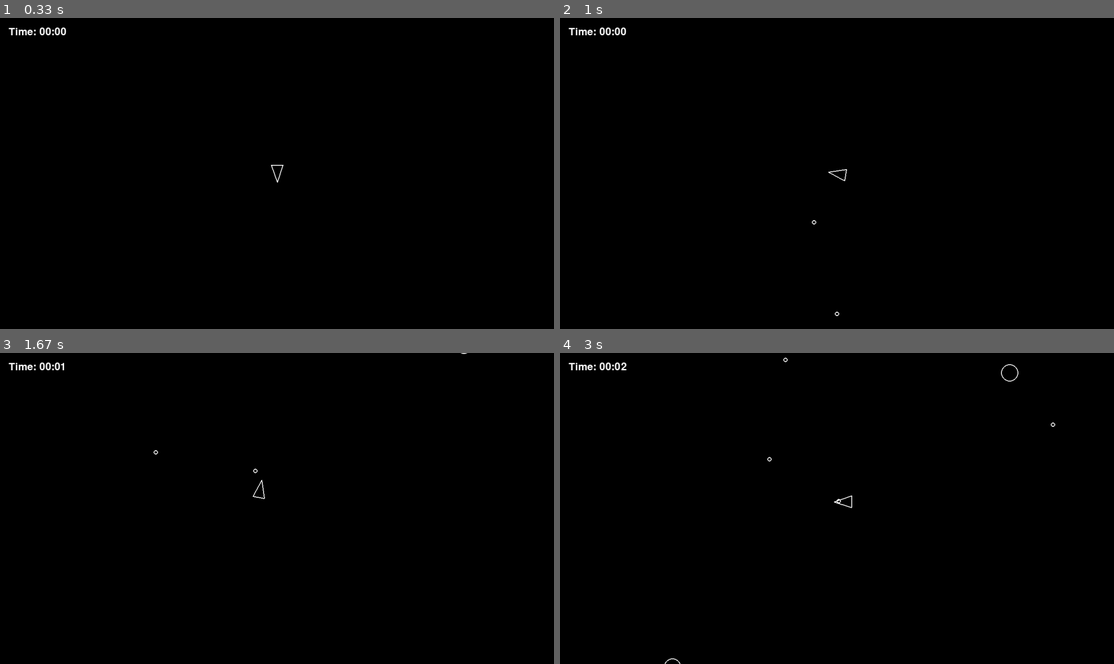
Above: before the commit, frames 1-4 (two rows, left to right).
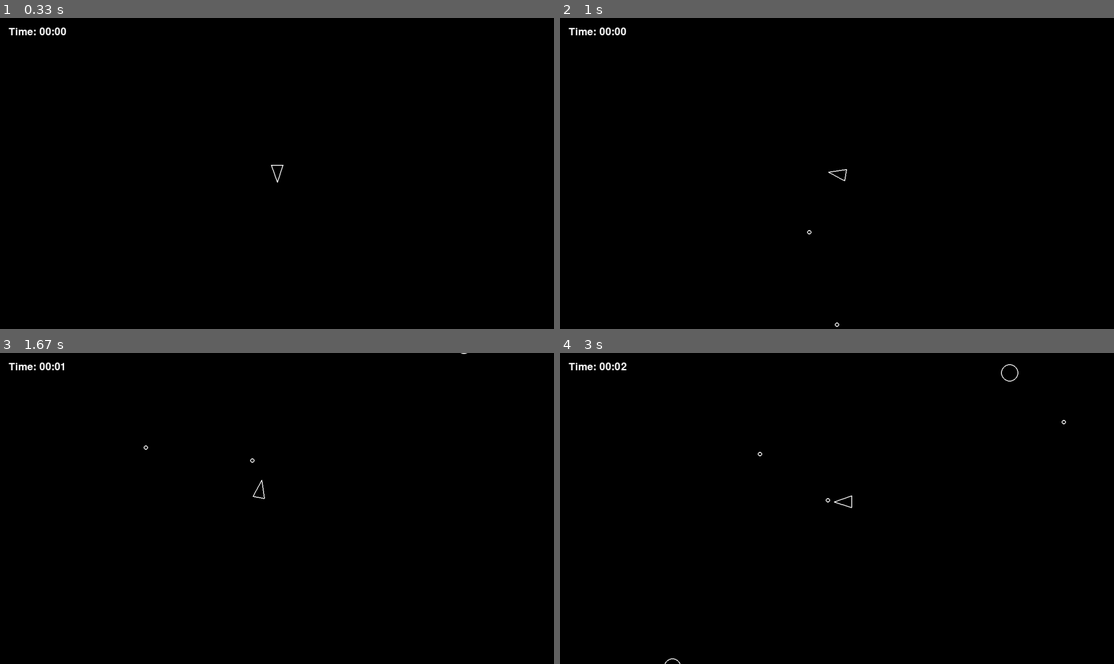
Above: after the commit, the same moments.

Repository: TobiasPartzsch/asteroids-game
Game: pygame game, started from main.py
Two runs of this game, one before a commit and one after it. Both use one fixed random seed, a clock stepped at 60 frames per second and the inputs below.
Inputs:
- Up to frame 1 (0.33 s): no input
- Up to frame 2 (1 s): tap Space at 0.33, 0.73 s; hold D from 0.67 s (still down)
- Up to frame 3 (1.67 s): tap Space at 1.03, 1.23, 1.57 s; release D at 1.13 s; hold W 1.17-1.47 s; hold D from 1.5 s (still down)
- Up to frame 4 (3 s): tap Space at 1.87, 2.07, 2.37, 2.63, 2.97 s; release D at 1.97 s; hold A 2-2.53 s; hold S 2.57-2.87 s; hold A from 2.9 s (still down)

Frame 1 is identical in both runs. In frame 2, less than 0.1% of the frame differs, in the area x 44-51%, y 65-100%; in frame 3, less than 0.1%; in frame 4, less than 0.1%, in the area x 35-92%, y 1-49%.

Commit message:
this commit is far too large but alas. added working typehints and dog strings and did a couple of fixes

Diff:
--- a/asteroid_sprite.py
+++ b/asteroid_sprite.py
@@ -1,4 +1,5 @@
 import random
+from typing import Any, Callable
 import pygame
 
 from circleshape import CircleShape
@@ -8,10 +9,19 @@
 
 
 class Asteroid(CircleShape):
-    def __init__(self, x, y, radius):
-        super().__init__(x, y, radius)
+    """A circular shape that represents asteroids.
+    This handles asteroid splitting and collision behaviour between asteroids.
 
-    def draw(self, screen):
+    Args:
+        CircleShape (_type_): Asteroids are circular shapes.
+    """
+
+    def draw(self, screen: pygame.Surface) -> None:
+        """Draw asteroids as a simple circle with a white border. (For now.)
+
+        Args:
+            screen (pygame.Surface): our game screen to draw upon
+        """
         pygame.draw.circle(
             screen,
             color="white",
@@ -20,10 +30,19 @@
             width=2,
         )
 
-    def update(self, dt):
+    def update(self, dt: float) -> None:
+        """Update our state in the game. Currently only related to our position.
+
+        Args:
+            dt (float): Elapsed time in seconds since the last update.
+        """
         self.position += self.velocity * dt
 
-    def split(self):
+    def split(self) -> None:
+        """Split ourselves and create a number of new smaller asteroids moving in random (within limits) directions.
+        The number of new asteroids and their directions (via a multiplier of our current velocity vector) is governed by constants.py.
+        This asteroid gets killed.
+        """
         self.kill()
 
         # don't split minimal asteroids
@@ -33,25 +52,40 @@
         angle = random.uniform(*ASTEROID_SPLIT_ANGLE)
         new_radius = self.radius - ASTEROID_MIN_RADIUS
         for direction in ASTEROID_SPLIT_DIRECTIONS:
-            a = Asteroid(*self.position, new_radius)
+            a = Asteroid(self.position, new_radius)
             a.velocity = self.velocity.copy()
             a.velocity *= ASTEROID_SPLIT_SPEEDUP
             a.velocity = a.velocity.rotate(angle * direction)
             offset = a.velocity.normalize() * new_radius * 3
-            print(f"offset for splitting: {offset}")
+            # print(f"offset for splitting: {offset}")
             a.position += offset
 
 
-    def bounce_with(self, other):
+    def bounce_with(self, other: "Asteroid") -> None:
+        """Bounce with another asteroid. Both velocities will be changed.
+        The functionality has been move to the `physics.py` module.
+
+        Args:
+            other (Asteroid): the other asteroid that we are bouncing with.
+        """
         bounce_asteroids(self, other)
 
-    def handle_collision(self, other_asteroid, behavior=CollisionBehaviour.DELETE):
-        # Dictionary mapping behaviors to methods
-        behaviors = {
-            CollisionBehaviour.DELETE: lambda: (self.kill(), other_asteroid.kill()),
-            CollisionBehaviour.SPLIT: lambda: (self.split(), other_asteroid.split()),
+    def handle_collision(
+            self,
+            other_asteroid: "Asteroid",
+            behaviour: CollisionBehaviour=CollisionBehaviour.DELETE):
+        # Dictionary mapping behaviours to methods
+        # TODO: move to constants.py eventually. Maybe
+        behaviours: dict[CollisionBehaviour, Callable[[], None]] = {
+            CollisionBehaviour.DELETE: lambda: do(self.kill, other_asteroid.kill),
+            CollisionBehaviour.SPLIT: lambda: do(self.split, other_asteroid.split),
             CollisionBehaviour.BOUNCE: lambda: self.bounce_with(other_asteroid)
         }
 
-        # Execute the selected behavior
-        behaviors[behavior]()
+        # Execute the selected behaviour
+        behaviours[behaviour]()
+
+
+def do(*funcs: Callable[[], Any]) -> None:
+    for f in funcs:
+        f()
--- a/asteroidfield.py
+++ b/asteroidfield.py
@@ -1,42 +1,66 @@
+from __future__ import annotations
+from typing import Any, Callable, ClassVar
+
 import pygame
 import random
+
 from asteroid_sprite import Asteroid
 from constants import *
 
 
 class AsteroidField(pygame.sprite.Sprite):
-    edges = [
-        [
+    """The Asteroid Field handles the spawning (and in the future despawning) of asteroids.
+    They enter the screen from a random edge at a random position and a random angle.
+    """
+    edges: tuple[tuple[pygame.Vector2, Callable[[float], pygame.Vector2]], ...] = (
+        (
             pygame.Vector2(1, 0),
             lambda y: pygame.Vector2(-ASTEROID_MAX_RADIUS, y * SCREEN_HEIGHT),
-        ],
-        [
+        ),
+        (
             pygame.Vector2(-1, 0),
             lambda y: pygame.Vector2(
                 SCREEN_WIDTH + ASTEROID_MAX_RADIUS, y * SCREEN_HEIGHT
             ),
-        ],
-        [
+        ),
+        (
             pygame.Vector2(0, 1),
             lambda x: pygame.Vector2(x * SCREEN_WIDTH, -ASTEROID_MAX_RADIUS),
-        ],
-        [
+        ),
+        (
             pygame.Vector2(0, -1),
             lambda x: pygame.Vector2(
                 x * SCREEN_WIDTH, SCREEN_HEIGHT + ASTEROID_MAX_RADIUS
             ),
-        ],
-    ]
+        ),
+    )
+    containers: ClassVar[tuple[pygame.sprite.Group[Any], ...]] = ()
 
     def __init__(self):
-        pygame.sprite.Sprite.__init__(self, self.containers)
+        """Initialize a new asteroid field. The containers are derived from the class variable."""
+        super().__init__(*self.containers)
         self.spawn_timer = 0.0
 
-    def spawn(self, radius, position, velocity):
-        asteroid = Asteroid(position.x, position.y, radius)
+    def spawn(self, radius: int, position: pygame.Vector2, velocity: pygame.Vector2):
+        """Spawn a new asteroid within our asteroid field.
+        The asteroid has a size in pixels, an initial position and velocity.
+
+        Args:
+            radius (int): radius in pixels
+            position (pygame.Vector2): intial position as a 2-dimensional vector
+            velocity (pygame.Vector2): intials vecolcity as a 2-dimensional vector
+        """
+        asteroid = Asteroid(position, radius)
         asteroid.velocity = velocity
 
-    def update(self, dt):
+    # TODO: Handle despawning when leaving the screen here!
+
+    def update(self, dt: float) -> None:
+        """Potentially spawn new asteroids and keep increasing spawn rate if configured.
+
+        Args:
+            dt (float): Elapsed time in seconds
+        """
         game_time = pygame.time.get_ticks() / 1000  # in seconds
         # No division by zero, and only decrease if ASTEROID_SPAWN_RATE_INCREASE > 0
         adjustment = (game_time / ASTEROID_SPAWN_RATE_INCREASE) if ASTEROID_SPAWN_RATE_INCREASE > 0 else 0
--- a/circleshape.py
+++ b/circleshape.py
@@ -1,28 +1,71 @@
+from __future__ import annotations
+from typing import Any, ClassVar, Optional
+
 import pygame
+
 
 # Base class for game objects
 class CircleShape(pygame.sprite.Sprite):
+    """Our base circular shapes. We won't initialize them but use subclasses instead"""
+    containers: ClassVar[tuple[pygame.sprite.Group[Any], ...]] = ()
 
-    def __init__(self, x, y, radius):
-        # we will be using this later
-        if hasattr(self, "containers"):
-            super().__init__(self.containers)
-        else:
-            super().__init__()
+    def __init__(self, start_position: pygame.Vector2, radius: float) -> None:
+        """
+        Initialising a new circular shape.
+        Call super to initialize containers if defined in the class variable containers
+        and initialize position, velocity and radius.
 
-        self.position = pygame.Vector2(x, y)
-        self.velocity = pygame.Vector2(0, 0)
-        self.radius = radius
+        Args:
+            start_position (pygame.Vector2): starting position as a 2-dimensional vector
+            radius (float): radius of our circle shape
+        """
+        super().__init__(*self.containers)
 
-    def draw(self, screen):
-        # sub-classes must override
-        pass
+        self.position: pygame.Vector2 = start_position
+        self.velocity: pygame.Vector2 = pygame.Vector2(0, 0)  # velocity in pixels per second
+        self.radius: float = radius
 
-    def update(self, dt):
-        # sub-classes must override
-        pass
+        # TODO: stubs for future use and to satisfy typechecking
+        self.rect: Optional[pygame.Rect] = None
+        self.image: Optional[pygame.Surface] = None
 
-    def check_collision(self, other):
+    def draw(self, screen: pygame.Surface) -> None:
+        """Handles how we draw the circular shape on the screen/surface.
+        Has to be implemented by a subclass.
+
+        Args:
+            screen (pygame.Surface): A pygame surface.
+
+        Raises:
+            NotImplementedError: "Subclasses must override draw()."
+        """
+        _ = screen  # explicitly mark as unused
+        raise NotImplementedError("sub-classes must override")
+
+    def update(self, dt: float) -> None:
+        """Updates the inner state of our shape since the last update.
+        Has to be implemented by a subclass.
+
+        Args:
+            dt (float): Elapsed time in seconds.
+
+        Raises:
+            NotImplementedError: "Subclasses must override draw()."
+        """
+        _ = dt  # explicitly mark as unused
+        raise NotImplementedError("sub-classes must override")
+
+    def check_collision(self, other: "CircleShape") -> bool:
+        """Checks whether this circular shape hits another. (Borders it or overlaps.)
+        We mostly use the position, a 2-dimensional vector (`pygame.Vector2`) for that.
+        We may allow for some overlap if needed.
+
+        Args:
+            other (CircleShape): the other circular shape we might be colliding with
+
+        Returns:
+            bool: whether we are colliding or not
+        """
         # return self.position.distance_to(other.position) <= self.radius + other.radius
         # First check if there's a collision
         distance = (self.position - other.position).length()
--- a/constants.py
+++ b/constants.py
@@ -1,25 +1,31 @@
+import pygame
 from collision_types import CollisionBehaviour
 
 
 SCREEN_WIDTH = 1280
 SCREEN_HEIGHT = 720
+FPS = 60
+BACKGROUND_COLOUR = "black"  # could use (0, 0, 0) instead
+TIMER_FONT = None
+TIMER_FONT_SIZE = 36
 
-ASTEROID_MIN_RADIUS = 20
+ASTEROID_MIN_RADIUS = 20.0
 ASTEROID_SIZES = 3
 ASTEROID_SPAWN_RATE = 0.8  # seconds
 ASTEROID_SPAWN_RATE_INCREASE = 1  # divisor for current time, default 60, no increase if 0
 ASTEROID_MAX_RADIUS = ASTEROID_MIN_RADIUS * ASTEROID_SIZES
-ASTEROID_COLLISION = True
+ASTEROID_COLLISION_ENABLED = False
 ASTEROID_SPLIT_SPEEDUP = 1.2  # multiplier for speed when asteroids are split
 ASTEROID_SPLIT_DIRECTIONS = (-1, 1)  # 2-way split
 ASTEROID_SPLIT_ANGLE = (20, 50)  # Min and max angle in degrees
 ASTEROID_ON_COLLISION = CollisionBehaviour.DELETE  # ASTEROID_COLLISION needs to be True
 ASTEROID_COLLISION_OVERLAP = 2
+ASTEROID_SPAWN_INVUL_TIME = 0
 
-PLAYER_RADIUS = 20
+PLAYER_RADIUS = 20.0
 PLAYER_TURN_SPEED = 300
 PLAYER_SPEED = 200
 PLAYER_SHOOT_COOLDOWN = 0.3
 
 SHOT_SPEED = 500
-SHOT_RADIUS = 5
+SHOT_RADIUS = 5.0
--- a/main.py
+++ b/main.py
@@ -1,79 +1,76 @@
-from itertools import chain
 import sys
+from typing import Any, Set
 
 import pygame
 
 from asteroid_sprite import Asteroid
 from asteroidfield import AsteroidField
-from constants import *
+from constants import BACKGROUND_COLOUR, FPS, SCREEN_HEIGHT, SCREEN_WIDTH, TIMER_FONT, TIMER_FONT_SIZE
 from player import Player
 from shot import Shot
 
 
-def main():
-    print(f"""Starting Asteroids!
-Screen width: {SCREEN_WIDTH}
-Screen height: {SCREEN_HEIGHT}""")
+class Game:
+    """Main game class for Asteroids."""
 
-    (numpass, numfail) = pygame.init()
-    print(f"Initalized with {numpass} passes and {numfail} fails")
-    screen = pygame.display.set_mode((SCREEN_WIDTH, SCREEN_HEIGHT))
+    def __init__(self) -> None:
+        (numpass, numfail) = pygame.init()
+        print(f"Initalized with {numpass} passes and {numfail} fails")
+        self.screen = pygame.display.set_mode((SCREEN_WIDTH, SCREEN_HEIGHT))
+        pygame.display.set_caption("Asteroids")
+        self.timer_font = pygame.font.Font(TIMER_FONT, TIMER_FONT_SIZE)
+        self.clock = pygame.time.Clock()
+        self.running = True
+        self.load_assets()
 
-    clock = pygame.time.Clock()
-    dt = 0
-    font = pygame.font.Font(None, 36)
+        self.updatable: pygame.sprite.Group[Any] = pygame.sprite.Group()  # all the objects that can be updated
+        self.drawable: pygame.sprite.Group[Any]  = pygame.sprite.Group()  # all the objects that can be drawn
+        self.asteroids: pygame.sprite.Group[Any] = pygame.sprite.Group()  # all asteroids
+        self.shots: pygame.sprite.Group[Any] = pygame.sprite.Group()  # all shots
 
-    updatable = pygame.sprite.Group() # all the objects that can be updated
-    drawable  = pygame.sprite.Group()# all the objects that can be drawn
-    asteroids = pygame.sprite.Group()# all asteroids
-    shots = pygame.sprite.Group()# all shots
+        Player.containers = (self.updatable, self.drawable)
+        Asteroid.containers = (self.asteroids, self.updatable, self.drawable)
+        AsteroidField.containers = (self.updatable, )
+        Shot.containers = (self.updatable, self.drawable, self.shots)
 
-    Player.containers = (updatable, drawable)
-    Asteroid.containers = (asteroids, updatable, drawable)
-    AsteroidField.containers = (updatable, )
-    Shot.containers = (updatable, drawable, shots)
+        self.player = Player(
+            start_position=pygame.Vector2(
+                SCREEN_WIDTH / 2,
+                SCREEN_HEIGHT / 2,
+            )
+        )
+        self.asteroid_field = AsteroidField()
 
-    player = Player(
-    x = SCREEN_WIDTH / 2,
-    y = SCREEN_HEIGHT / 2,
-)
-    asteroid_field = AsteroidField()
 
-    # game loop
-    while True:
+    def load_assets(self) -> None:
+        """Load images, sounds, and other assets."""
+        # TODO: load your sprites and sounds here, e.g.:
+        # self.ship_image = pygame.image.load("assets/ship.png").convert_alpha()
+        pass
+
+    def handle_events(self) -> None:
+        """
+        Process incoming events that control the abortion of the game.
+        Player controls are handled by Player.update().
+        """
         for event in pygame.event.get():
             if event.type == pygame.QUIT:
-                return
-        for _ in updatable:
-            _.update(dt)
+                self.running = False
+            elif event.type == pygame.KEYDOWN:
+                if event.key == pygame.K_ESCAPE:
+                    self.running = False
+                # TODO: handle other keys (e.g. ship controls)
 
-        game_time = pygame.time.get_ticks() / 1000
-        minutes = int(game_time) // 60
-        seconds = int(game_time) % 60
-
-        # asteroid collision
-        asteroid_list = asteroids.sprites()
-        if ASTEROID_COLLISION:
-            colliding_asteroids = set()
-            for (idx1, a1) in enumerate(asteroids, 0):
-                # look forward
-                # Note: index access might be faster if performance becomes an issue
-                for (idx2, a2) in enumerate(asteroid_list[idx1 + 1::], idx1 + 1):
-                    if a1.check_collision(a2):
-                        colliding_asteroids.add((a1, a2))
-            for (a1, a2) in colliding_asteroids:
-                    a1.handle_collision(a2, ASTEROID_ON_COLLISION)
-            else:
-                asteroids_to_process = set(chain(*colliding_asteroids))
-                for _ in asteroids_to_process:
-                    _.kill()
-
-
+    def handle_collisions(self) -> None:
+        """
+        Handle collisions of asteroids with the player's shots, asteroids hitting the player
+        and optionally asteroids hitting each other
+        """
         # shot collision
-        asteroids_to_split = set()
-        shots_to_kill = set()
-        for asteroid in asteroids:
-            for shot in shots:
+        asteroids_to_split: Set[Asteroid] = set()
+        shots_to_kill: Set[Shot] = set()
+        for asteroid in self.asteroids:
+            for shot in self.shots:
                 if asteroid.check_collision(shot):
                     asteroids_to_split.add(asteroid)
                     shots_to_kill.add(shot)
@@ -83,20 +80,69 @@
             _.kill()
 
         # player collision
-        for _ in asteroids:
-            if _.check_collision(player):
+        for _ in self.asteroids:
+            if _.check_collision(self.player):
+                minutes, seconds = Game.game_time_min_sec()
                 sys.exit(f"Game over! You lasted {minutes:02}:{seconds:02}")
 
-        screen.fill("black")
-        for _ in drawable:
-            _.draw(screen)
+        # # optional asteroid collision with each other
+        # asteroid_list = self.asteroids.sprites()
+        # if ASTEROID_COLLISION_ENABLED:
+        #     colliding_asteroids: Set[Asteroid] = set()
+        #     for (idx1, a1) in enumerate(self.asteroids, 0):
+        #         # look forward
+        #         for a2 in asteroid_list[idx1 + 1::], idx1 + 1:
+        #             if a1.check_collision(a2):
+        #                 colliding_asteroids.add((a1, a2))
+        #     for (a1, a2) in colliding_asteroids:
+        #             a1.handle_collision(a2, ASTEROID_ON_COLLISION)
+        #     else:
+        #         asteroids_to_process = set(chain(*colliding_asteroids))
+        #         for _ in asteroids_to_process:
+        #             _.kill()
 
-        timer_text = font.render(f"Time: {minutes:02}:{seconds:02}", True, (255, 255, 255))
-        screen.blit(timer_text, (20, 20))  # Position in top-left corner
+    def update(self, dt: float) -> None:
+        """
+        Update game state.
+        Args:
+            dt: Time elapsed since last frame (in seconds).
+        """
+        for _ in self.updatable:
+            _.update(dt)
+
+    def draw(self) -> None:
+        """Draw everything to the screen."""
+        self.screen.fill(BACKGROUND_COLOUR)
+        for _ in self.drawable:
+            _.draw(self.screen)
+
+        minutes, seconds = Game.game_time_min_sec()
+        timer_text = self.timer_font.render(f"Time: {minutes:02}:{seconds:02}", True, (255, 255, 255))
+        self.screen.blit(timer_text, (20, 20))  # Position in top-left corner
 
         pygame.display.flip()
-        dt = clock.tick(60) / 1000
 
+    def run(self) -> None:
+        """Main loop: process events, update state, draw, repeat."""
+        while self.running:
+            dt = self.clock.tick(FPS) / 1000.0  # seconds since last frame
+            self.handle_events()
+            self.handle_collisions()
+            self.update(dt)
+            self.draw()
+        pygame.quit()
+
+    @staticmethod
+    def game_time_min_sec() -> tuple[int, int]:
+        game_time = pygame.time.get_ticks() / 1000
+        minutes = int(game_time) // 60
+        seconds = int(game_time) % 60
+        return minutes, seconds
+
+
+def main():
+    print(f"Starting Asteroids! {SCREEN_WIDTH}×{SCREEN_HEIGHT} @ {FPS} FPS")
+    Game().run()
 
 if __name__ == "__main__":
     main()
--- a/physics.py
+++ b/physics.py
@@ -1,7 +1,19 @@
+# In physics.py
+from typing import TYPE_CHECKING
+
+if TYPE_CHECKING:
+    from asteroid_sprite import Asteroid
+
 import pygame
 
 
-def bounce_asteroids(asteroid1, asteroid2):
+def bounce_asteroids(asteroid1: "Asteroid", asteroid2: "Asteroid") -> None:
+    """Change the trajectory (velocity vector) of two asteroids so that they bounce away from each other.
+
+    Args:
+        asteroid1 (Asteroid): An asteroid that shall bounce away.
+        asteroid2 (Asteroid): Another asteroid that shall bounce away.
+    """
     # Calculate collision normal (direction from asteroid1 to asteroid2)
     normal = pygame.math.Vector2(
         asteroid2.position.x - asteroid1.position.x,
--- a/player.py
+++ b/player.py
@@ -1,39 +1,66 @@
 import pygame
 
 from circleshape import CircleShape
-from constants import PLAYER_RADIUS, PLAYER_SHOOT_COOLDOWN, PLAYER_SPEED, PLAYER_TURN_SPEED, SHOT_SPEED
+from constants import PLAYER_RADIUS, PLAYER_SHOOT_COOLDOWN, PLAYER_SPEED, PLAYER_TURN_SPEED, SHOT_RADIUS, SHOT_SPEED
 from shot import Shot
 
 class Player(CircleShape):
-    def __init__(self, x, y):
-        super().__init__(x, y, PLAYER_RADIUS)
-        self.rotation = 0
-        self.shot_timer = 0
+    def __init__(self, start_position: pygame.Vector2) -> None:
+        super().__init__(start_position, PLAYER_RADIUS)
+        self.rotation: float = 0.0  # current rotation in degrees. up is 0
+        self.shot_timer: float = 0.0
 
-    def triangle(self):
+    def triangle(self) -> tuple[pygame.Vector2, pygame.Vector2, pygame.Vector2]:
+        """Calculate the vertices of the triangle representing the player.
+
+        Returns:
+            tuple[pygame.Vector2, pygame.Vector2, pygame.Vector2]: Vertices of the triangle as 2-dimensional vectors.
+        """
         forward = pygame.Vector2(0, 1).rotate(self.rotation)
         right = pygame.Vector2(0, 1).rotate(self.rotation + 90) * self.radius / 1.5
         a = self.position + forward * self.radius
         b = self.position - forward * self.radius - right
         c = self.position - forward * self.radius + right
-        return [a, b, c]
+        return (a, b, c)
 
-    def draw(self, screen):
+    def draw(self, screen: pygame.Surface) -> None:
+        """Draw the player on the screen.
+
+        Args:
+            screen (pygame.Surface): Our game screen.
+        """
         pygame.draw.polygon(
-            screen,
+            surface=screen,
             color="white",
             points=self.triangle(),
             width=2,
         )
 
-    def rotate(self, dt):
+    def rotate(self, dt: float) -> None:
+        """
+        Rotate the player depending on passed time and the turn speed.
+
+        Args:
+            dt (float): time elapsed since the last frame in seconds
+        """
         self.rotation += PLAYER_TURN_SPEED * dt
 
-    def move(self, dt):
+    def move(self, dt: float) -> None:
+        """Move the player forward in the current direction
+
+        Args:
+            dt (float): time elapsed since the last frame in seconds
+        """
         forward = pygame.Vector2(0, 1).rotate(self.rotation)
         self.position += forward * PLAYER_SPEED * dt
 
-    def update(self, dt):
+    def update(self, dt: float) -> None:
+        """Update our player depending on the passed time.
+        Handles rotation, movement and shooting.
+
+        Args:
+            dt (float): time elapsed since the last frame in seconds
+        """
         keys = pygame.key.get_pressed()
 
         if keys[pygame.K_a]:
@@ -49,14 +76,21 @@
 
         self.shot_timer -= dt
 
-    def shoot(self):
+    def shoot(self) -> None:
+        """Shoots (creates a shot) if the gun isn't on cooldown."""
+
         # guard check against the gun being on cooldown
         if self.shot_timer > 0:
             return
 
-        # create a shot
-        shot = Shot(*self.position)
-        shot.velocity = pygame.Vector2(0, 1).rotate(self.rotation) * SHOT_SPEED
+        # Calculate spawn position at the tip of the player
+        forward = pygame.Vector2(0, 1).rotate(self.rotation)
+        spawn_offset: float = self.radius + SHOT_RADIUS
+        spawn_position: pygame.Vector2 = self.position + forward * spawn_offset
+
+        # create a shot at the offset position
+        shot = Shot(spawn_position)
+        shot.velocity = forward * SHOT_SPEED
 
         # put the gun on cooldown
         self.shot_timer = PLAYER_SHOOT_COOLDOWN
--- a/shot.py
+++ b/shot.py
@@ -5,10 +5,21 @@
 
 
 class Shot(CircleShape):
-    def __init__(self, x, y):
-        super().__init__(x, y, SHOT_RADIUS)
+    def __init__(self, start_position: pygame.Vector2) -> None:
+        """Shots are circular shapes with a fix radius (from `contant.py`).
+        They can destoy asteroids but this is currently handled in `main.py`.
 
-    def draw(self, screen):
+        Args:
+            start_position (pygame.Vector2): starting position as a 2-dimensional vector
+        """
+        super().__init__(start_position, SHOT_RADIUS)
+
+    def draw(self, screen: pygame.Surface) -> None:
+        """Shots are drawn as simple white circles on our screen.
+
+        Args:
+            screen (pygame.Surface): Surface representing our screen to draw upon.
+        """
         pygame.draw.circle(
             screen,
             color="white",
@@ -17,5 +28,12 @@
             width=2,
         )
 
-    def update(self, dt):
+    def update(self, dt: float) -> None:
+        """Move ourselves according to our velocity vector and passed time
+
+        Args:
+            dt (float): passed time since last update in seconds
+        """
         self.position += self.velocity * dt
+
+    # TODO: move collision with asteroids logic to this class!
Not shown, added: ToDo.txt
